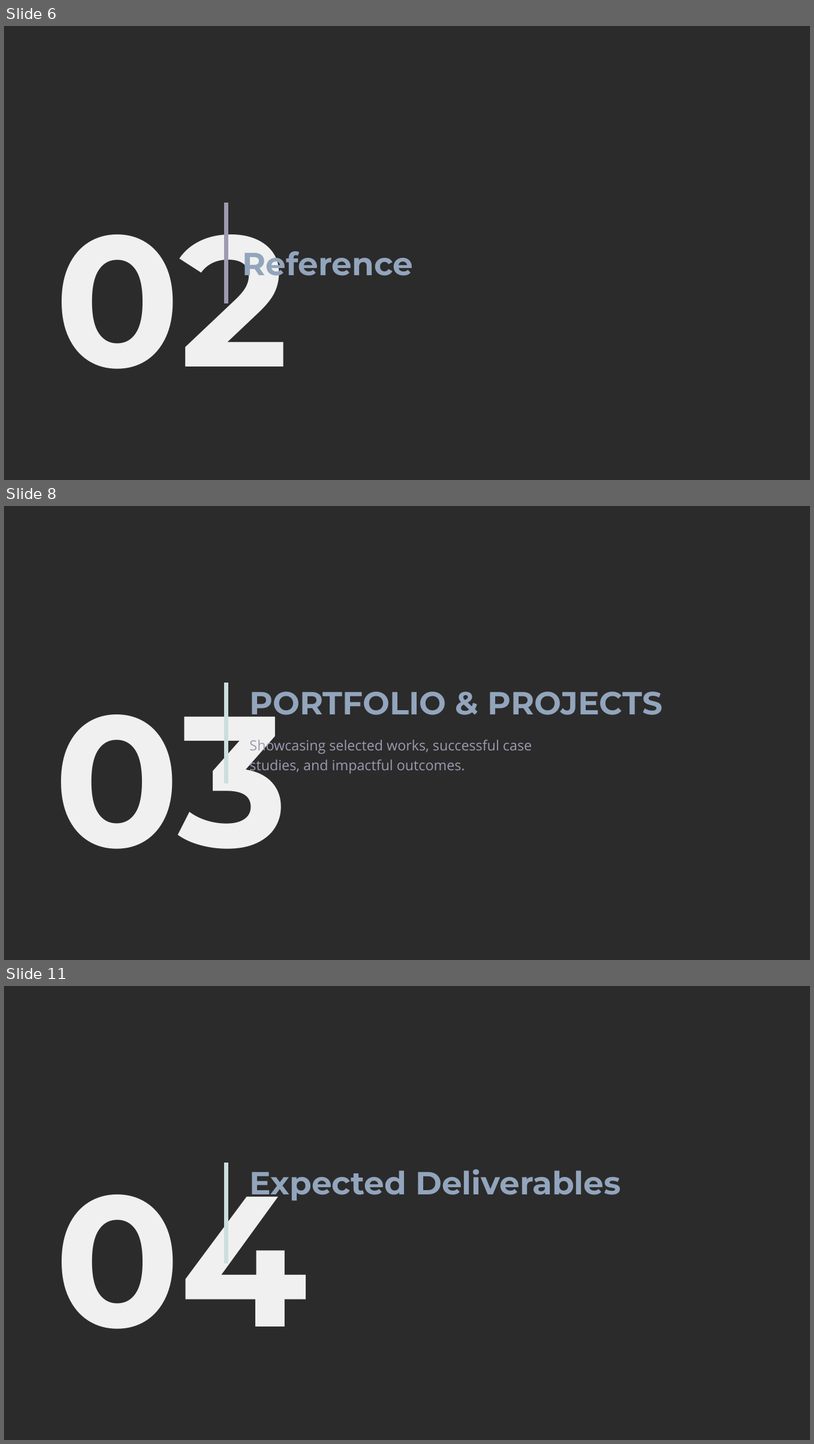
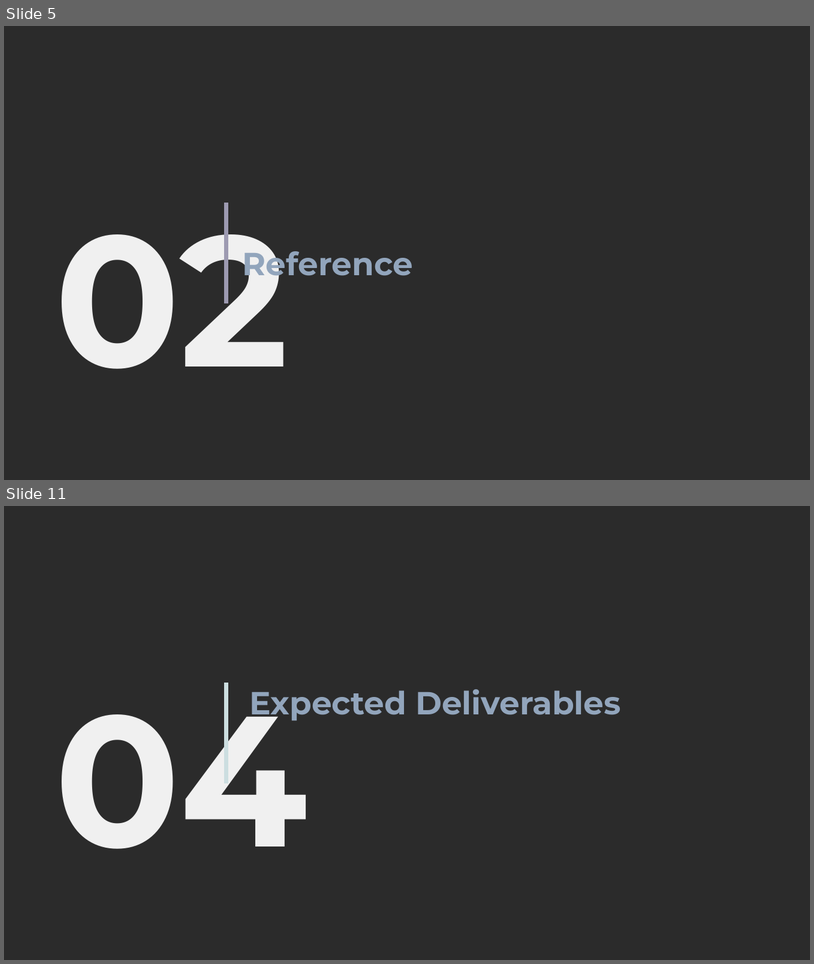
Before and after one commit to yuru1231/MWN-2026-M11502215-Lucy, a slide deck: A1-background/slides/MWN.pptx. Shown one above the other, each under a label of ours: slides 6, 8 and 11 before the commit, slides 5 and 11 after it; the slides between them are not shown. The pictures are 814x1444 and 814x964 pixels, drawn with LibreOffice and Linux fonts; fonts in the diff are those of the drawing; background and template pictures are left out; a plain dark background stands for a picture behind light text. Boxes give left, top, right and bottom in pixels: in the first picture for what was removed or moved away, otherwise in the second. Text is boxed around its words. In the diff, an @@ line names an element or a change of style, - is before the commit and + after.

```diff
--- a/A1-background/slides/MWN.pptx
+++ b/A1-background/slides/MWN.pptx
@@ slide 8 removed at <box>4,506,810,960</box>, background picture (left out) @@
@@ text removed at <box>54,682,288,849</box> @@
-03
@@ freeform shape removed at <box>225,682,228,783</box> @@
@@ text removed at <box>249,691,663,721</box> @@
-PORTFOLIO & PROJECTS
@@ text removed at <box>249,737,532,774</box> @@
-Showcasing selected works, successful case studies, and impactful outcomes.
@@ what was slide 6 is now slide 5 @@
```
Also in this commit, not shown: 4 slides changed, 5 slides added, 3 other slides removed, 4 other files.
